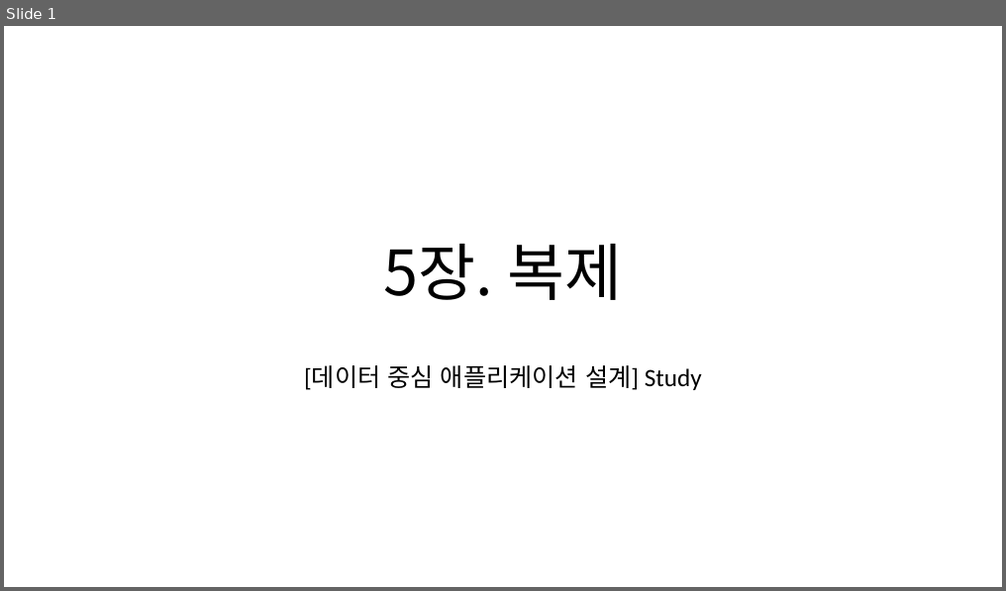
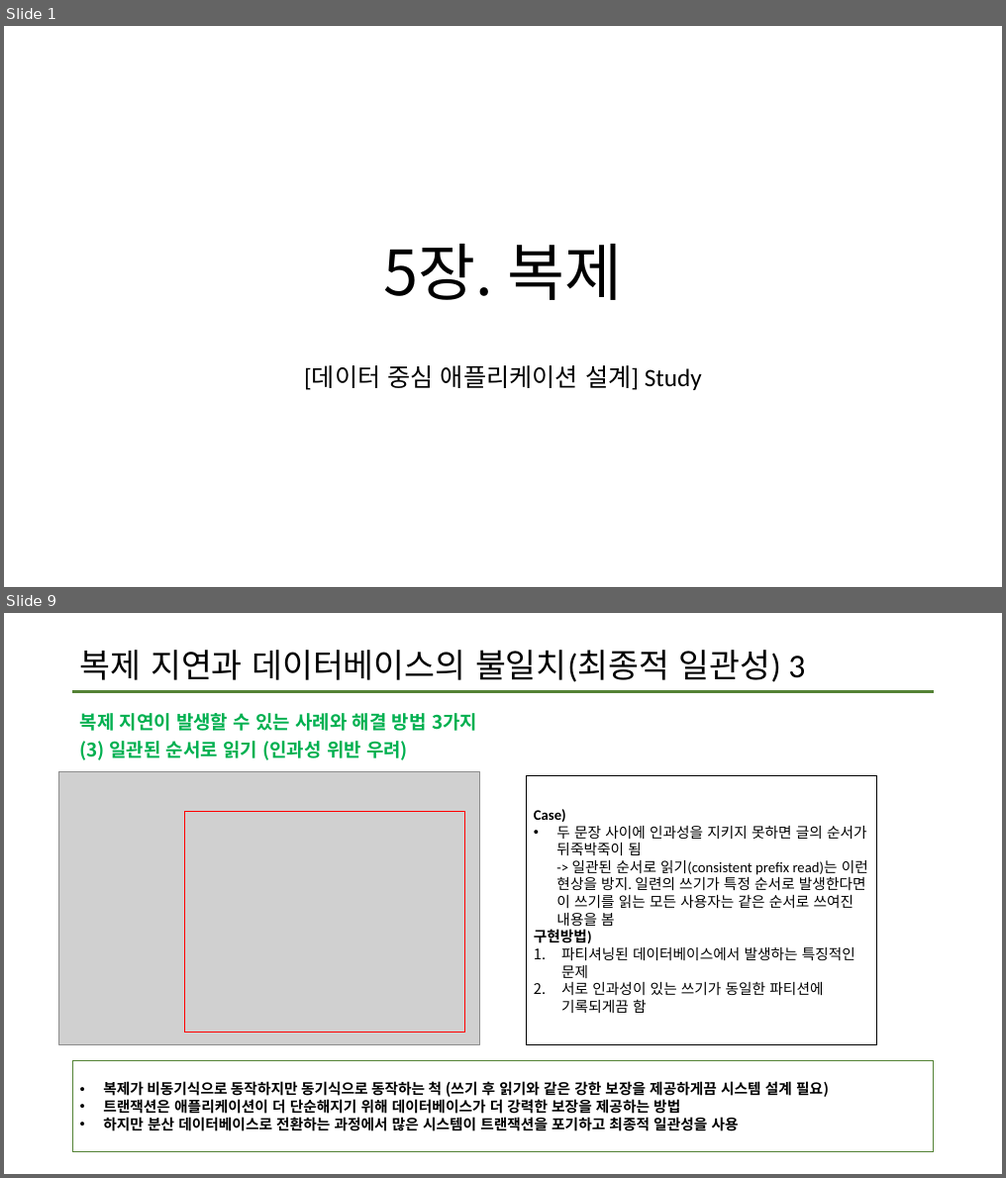
Before and after one commit to data-system-wiki/designing-data-intensive-applications, a slide deck: resources/chapter 5 summary.pptx. Shown one above the other, each under a label of ours: slide 1 before the commit, slides 1 and 9 after it; the slides between them are not shown. The pictures are 1006x591 and 1006x1178 pixels, drawn with LibreOffice and Linux fonts; fonts in the diff are those of the drawing; grey boxes stand for pictures. Boxes give left, top, right and bottom in pixels: in the first picture for what was removed or moved away, otherwise in the second. Text is boxed around its words. In the diff, an @@ line names an element or a change of style, - is before the commit and + after.

Commit message:
2차 업데이트

```diff
--- a/resources/chapter 5 summary.pptx
+++ b/resources/chapter 5 summary.pptx
@@ slide 9 added at <box>4,613,1002,1174</box>, background #FFFFFF @@
@@ title added at <box>80,650,805,682</box>, 32 pt, text #000000 @@
+복제 지연과 데이터베이스의 불일치(최종적 일관성) 3
@@ line added from (73, 691) to (934, 691), #548235 2.25 pt @@
@@ text added at <box>80,713,477,731</box>, 18 pt, text #00B050, bold @@
+복제 지연이 발생할 수 있는 사례와 해결 방법 3가지
@@ text added at <box>80,741,408,761</box>, 18 pt, text #00B050, bold @@
+(3) 일관된 순서로 읽기 (인과성 위반 우려)
@@ picture added at <box>58,771,479,1045</box> @@
@@ rectangle added at <box>527,776,877,1045</box>, outline #000000 1 pt, 14 pt, text #000000 @@
+Case)
+• 두 문장 사이에 인과성을 지키지 못하면 글의 순서가 뒤죽박죽이 됨
+  -> 일관된 순서로 읽기(consistent prefix read)는 이런 현상을 방지. 일련의 쓰기가 특정 순서로 발생한다면 이 쓰기를 읽는 모든 사용자는 같은 순서로 쓰여진 내용을 봄
+구현방법)
+1. 파티셔닝된 데이터베이스에서 발생하는 특징적인 문제
+2. 서로 인과성이 있는 쓰기가 동일한 파티션에 기록되게끔 함
@@ rectangle added at <box>185,811,465,1032</box>, outline #FF0000 1 pt @@
@@ rectangle added at <box>73,1060,934,1153</box>, outline #538234 1 pt, 14 pt, text #000000, bold @@
+• 복제가 비동기식으로 동작하지만 동기식으로 동작하는 척 (쓰기 후 읽기와 같은 강한 보장을 제공하게끔 시스템 설계 필요)
+• 트랜잭션은 애플리케이션이 더 단순해지기 위해 데이터베이스가 더 강력한 보장을 제공하는 방법
+• 하지만 분산 데이터베이스로 전환하는 과정에서 많은 시스템이 트랜잭션을 포기하고 최종적 일관성을 사용
```
Also in this commit, not shown: 4 slides changed, 8 other slides added.
